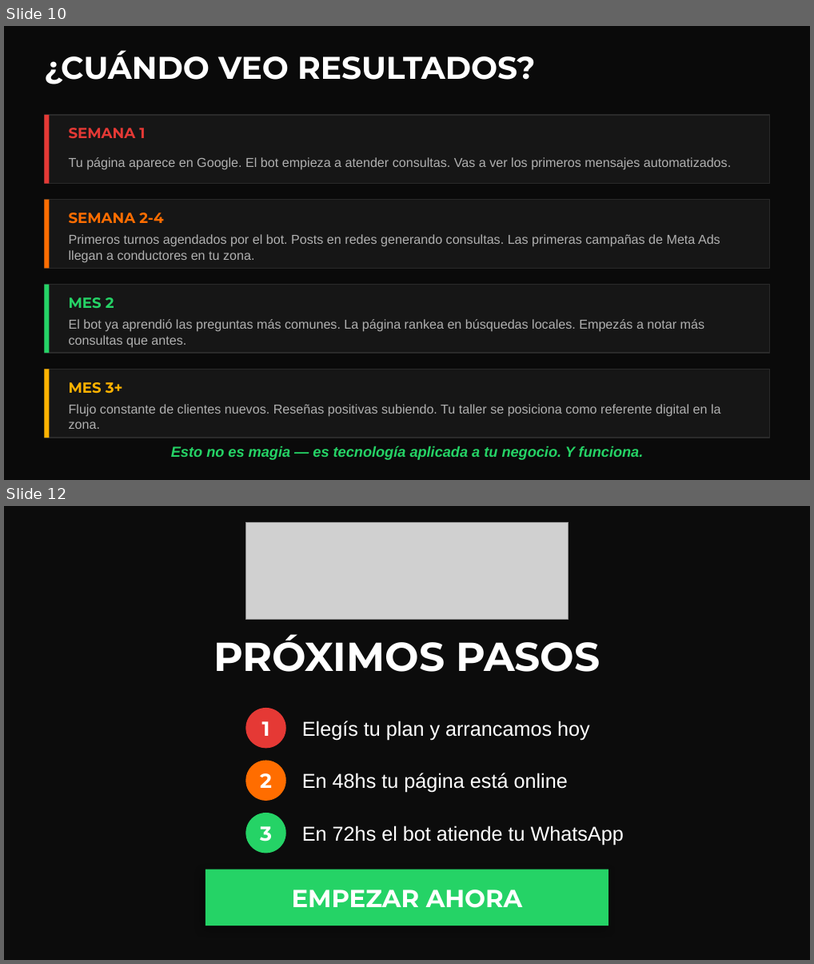
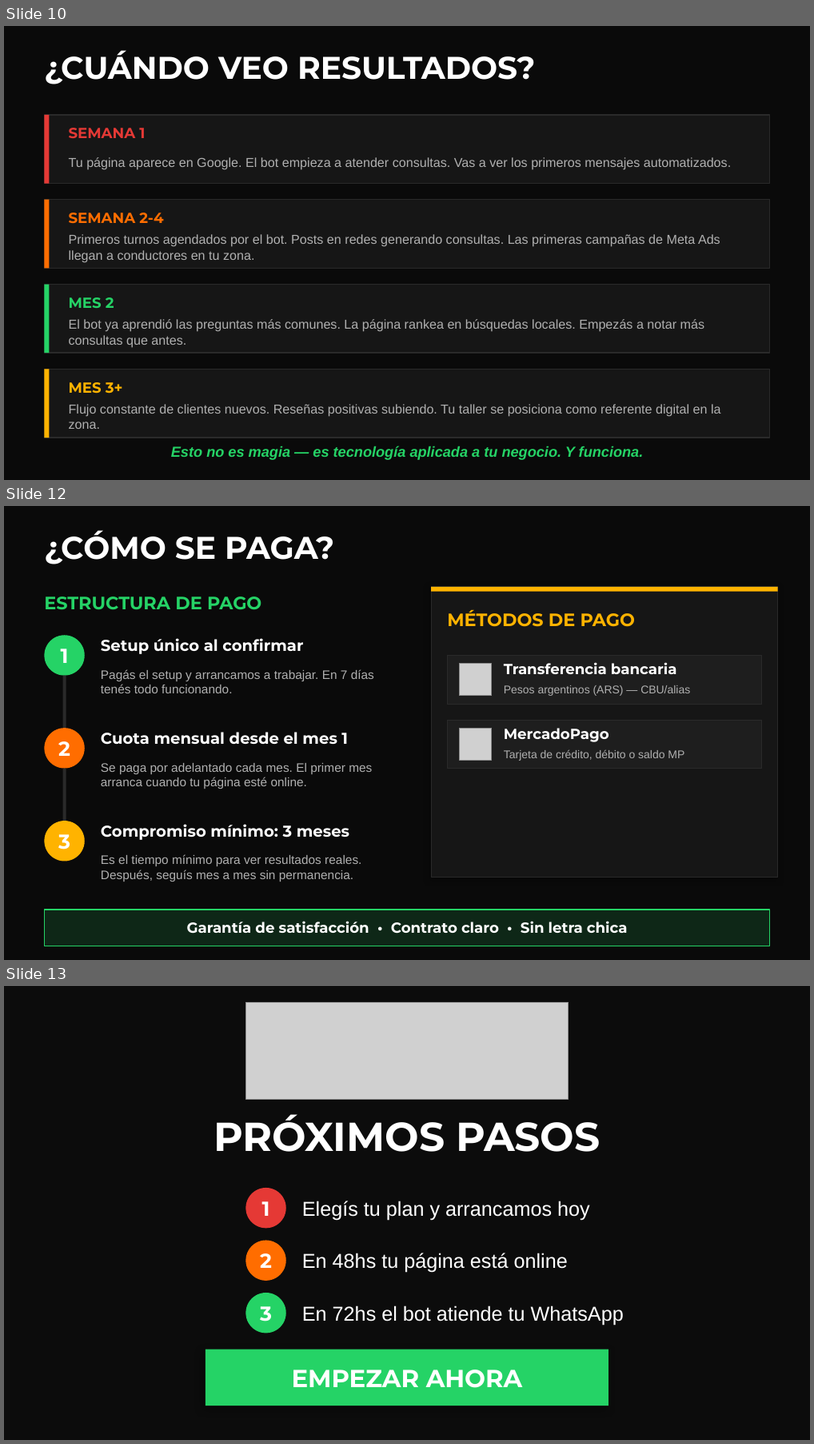
Before and after one commit to FelicianoMiguez/romo-motorsport, a slide deck: PresentacionRomo.pptx. Shown one above the other, each under a label of ours: slides 10 and 12 before the commit, slides 10, 12 and 13 after it; the slides between them are not shown. The pictures are 814x964 and 814x1444 pixels, drawn with LibreOffice and Linux fonts; fonts in the diff are those of the drawing; grey boxes stand for pictures; background and template pictures are left out; a plain dark background stands for a picture behind light text. Boxes give left, top, right and bottom in pixels: in the first picture for what was removed or moved away, otherwise in the second. Text is boxed around its words. In the diff, an @@ line names an element or a change of style, - is before the commit and + after.

```diff
--- a/PresentacionRomo.pptx
+++ b/PresentacionRomo.pptx
@@ slide 12 added at (4,506,810,960), background #0A0A0A @@
@@ text added at (44,530,334,564), 28 pt, text #FFFFFF, bold @@
+¿CÓMO SE PAGA?
@@ text added at (44,596,262,610), 16 pt, text #25D366, bold @@
+ESTRUCTURA DE PAGO
@@ rectangle added at (431,587,778,877), fill #161616, outline #2A2A2A 1 pt @@
@@ rectangle added at (431,587,778,592), fill #FFB300 @@
@@ text added at (447,610,635,627), 16 pt, text #FFB300, bold @@
+MÉTODOS DE PAGO
@@ ellipse added at (44,635,85,676), fill #25D366 @@
@@ text added at (61,648,69,663), 18 pt, text #FFFFFF, bold @@
+1
@@ text added at (101,638,303,654), 14 pt, text #FFFFFF, bold @@
+Setup único al confirmar
@@ text added at (101,669,374,693), 11 pt, text #B0B0B0 @@
+Pagás el setup y arrancamos a trabajar. En 7 días tenés todo funcionando.
@@ rectangle added at (447,655,762,704), fill #1E1E1E, outline #2A2A2A 0.5 pt @@
@@ picture added at (460,664,492,696) @@
@@ text added at (504,662,678,674), 13 pt, text #FFFFFF, bold @@
+Transferencia bancaria
@@ rectangle added at (63,676,66,728), fill #2A2A2A @@
@@ text added at (504,685,690,696), 10 pt, text #B0B0B0 @@
+Pesos argentinos (ARS) — CBU/alias
@@ rectangle added at (447,720,762,768), fill #1E1E1E, outline #2A2A2A 0.5 pt @@
@@ ellipse added at (44,728,85,768), fill #FF6D00 @@
@@ text added at (58,741,70,756), 18 pt, text #FFFFFF, bold @@
+2
@@ text added at (101,732,348,744), 14 pt, text #FFFFFF, bold @@
+Cuota mensual desde el mes 1
@@ picture added at (460,728,492,760) @@
@@ text added at (504,728,610,742), 13 pt, text #FFFFFF, bold @@
+MercadoPago
@@ rectangle added at (63,768,66,820), fill #2A2A2A @@
@@ text added at (101,763,372,788), 11 pt, text #B0B0B0 @@
+Se paga por adelantado cada mes. El primer mes arranca cuando tu página esté online.
@@ text added at (504,749,685,760), 10 pt, text #B0B0B0 @@
+Tarjeta de crédito, débito o saldo MP
@@ ellipse added at (44,820,85,861), fill #FFB300 @@
@@ text added at (58,834,70,849), 18 pt, text #FFFFFF, bold @@
+3
@@ text added at (101,824,350,840), 14 pt, text #FFFFFF, bold @@
+Compromiso mínimo: 3 meses
@@ text added at (101,854,362,881), 11 pt, text #B0B0B0 @@
+Es el tiempo mínimo para ver resultados reales. Después, seguís mes a mes sin permanencia.
@@ rectangle added at (44,909,770,945), fill #25D366 at 15% opacity, outline #25D366 1 pt @@
@@ text added at (187,920,628,933), 13 pt, text #FFFFFF, bold @@
+Garantía de satisfacción • Contrato claro • Sin letra chica
@@ what was slide 12 is now slide 13 @@
```
Also in this commit, not shown: 3 slides changed, 15 other files.
